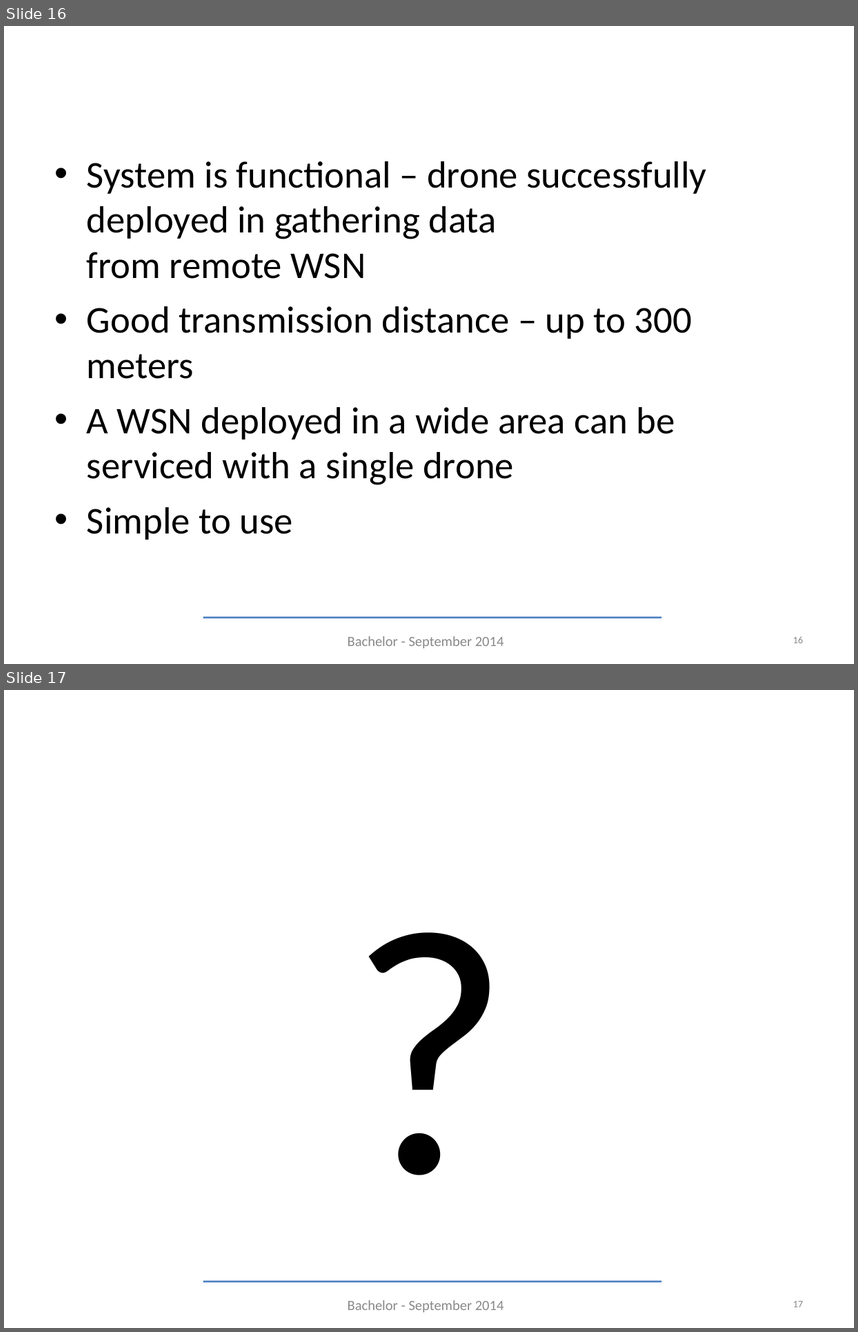
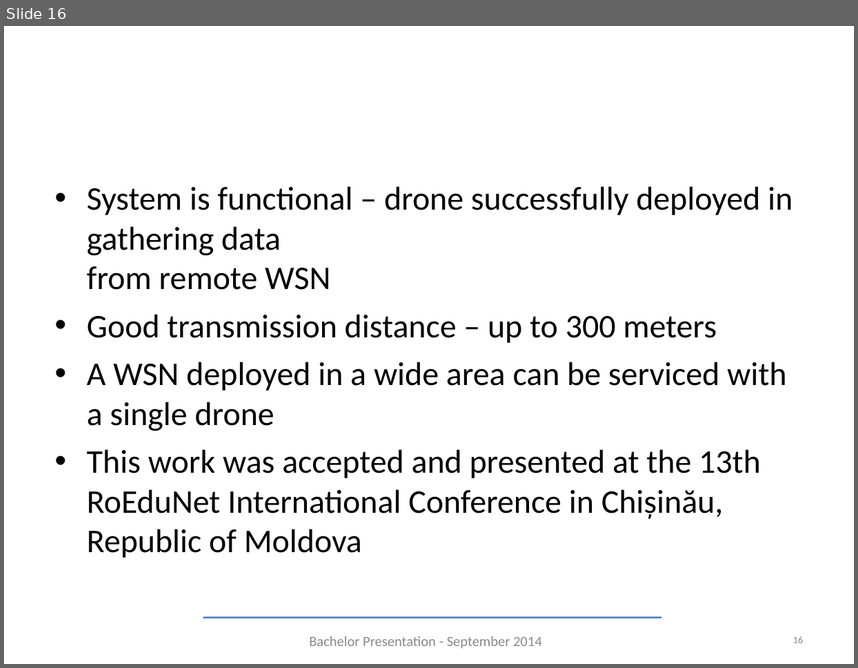
Before and after one commit to TudorVisan/Diploma, a slide deck: ioan.deaconu/prez/bachelor-september.ppt. Shown one above the other, each under a label of ours: slides 16 and 17 before the commit, slide 16 after it. The pictures are 858x1332 and 858x668 pixels, drawn with LibreOffice and Linux fonts; fonts in the diff are those of the drawing; background and template pictures are left out. Boxes give left, top, right and bottom in pixels: in the first picture for what was removed or moved away, otherwise in the second. Text is boxed around its words. In the diff, an @@ line names an element or a change of style, - is before the commit and + after.

```diff
--- a/ioan.deaconu/prez/bachelor-september.ppt
+++ b/ioan.deaconu/prez/bachelor-september.ppt
@@ slide 17 removed at (4, 690, 854, 1328), background #FFFFFF; not listed: 1 template element that a slide beside it also shows @@
@@ title removed at (117, 702, 811, 782) @@
-Questions
@@ text removed at (47, 803, 811, 1261) @@
-?
@@ text removed at (348, 1300, 504, 1312) @@
-Bachelor - September 2014
@@ page number removed at (793, 1301, 804, 1307) @@
-17
@@ slide 16 changed as well @@
@@ text at (87, 186, 793, 431): size 32 to 28 pt in "System is functional – drone successfully deployed ...", "Good transmission distance – up to 300 ...", "A WSN deployed in a wide area ..."; less space between paragraphs @@
@@ text at (87, 449, 761, 557): text changed; size 32 to 28 pt @@
-• Simple to use
+• This work was accepted and presented at the 13th RoEduNet International Conference in Chișinău, Republic of Moldova
@@ text at (309, 636, 542, 648): text changed @@
-Bachelor - September 2014
+Bachelor Presentation - September 2014
```
Also in this commit, not shown: 15 other slides changed, 1 other file.
